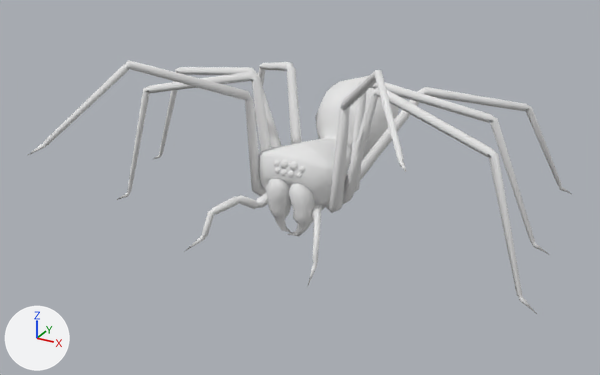
The OBJ model models/Spiders.obj: old version first, new version second.
The view is the same before and after, from a 50 mm lens placed at (0.637, -1.255, 0.667), pointed at (-0.018, -0.065, 0.072). Arrows for +X, +Y and +Z are at lower left; the lights stay in place. Where no turn or scale is listed for an object, it has been applied to the vertices.

The first picture shows 'spider_position_2'.
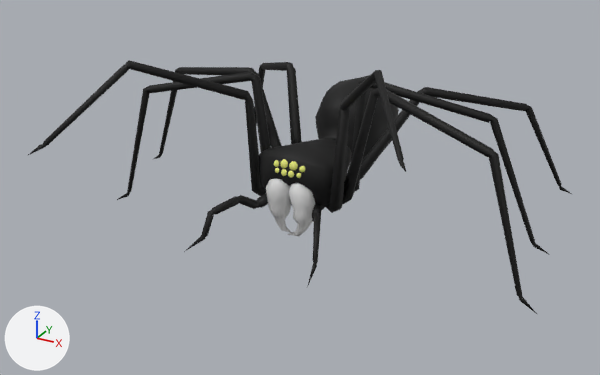
The newer file is also rescaled (x10.0) as a whole; pictures and numbers use the older file's frame.

Changed parts and their boxes (x1, y1, x2, y2) in the pictures (600 x 375 px):
```json
{"object": "spider_position_2", "change": "recoloured, surface changed", "before": [28, 60, 571, 315], "after": [28, 60, 571, 315], "on screen": "white to black"}
{"part": 1, "of": "me_spider_position_2", "change": "recoloured", "before": [274, 159, 306, 178], "after": [274, 159, 306, 178], "on screen": "white to yellow"}
{"part": 2, "of": "me_spider_position_2", "change": "recoloured", "before": [266, 178, 315, 231], "after": [266, 178, 315, 231]}
```

Scene script edits in JSON lines:
```json
{"op": "set", "path": "mat_wire_143224087.base_color", "old": "(0.8, 0.8, 0.8)", "new": "(0.0, 0.0, 0.0)", "note": "white #e7e7e7 -> black #000000"}
{"op": "add", "block": "mat_material_004", "code": ["mat_material_004 = principled_material('Material.004')", "mat_material_004.base_color = (0.721, 0.721, 0.721)  # light grey #dddddd", "mat_material_004.roughness = 0.69"]}
{"op": "add", "block": "mat_material_001", "code": ["mat_material_001 = principled_material('Material.001')", "mat_material_001.base_color = (0.782, 0.8, 0.193)  # yellow #e5e77a", "mat_material_001.roughness = 0.69"]}
{"block": "me_spider_position_2", "where": "me_spider_position_2.from_pydata(...)  # 1158 vertices, 1231 faces; spans x -0.49..0.43, y -0.415..0.365, z -0.026..0.357"}
{"block": "me_spider_position_2", "where": "# used by ob_spider_position_2; location = (0.0, 0.0, 0.0)"}
{"block": "me_spider_position_2", "change": "me_spider_position_2 part 1: 172 faces spanning x -0.047..0.016, y -0.118..-0.104, z 0.112..0.139 switch from mat_wire_143224087 (white #e7e7e7) to mat_material_001 (yellow #e5e77a)"}
{"block": "me_spider_position_2", "change": "me_spider_position_2 part 2: 99 faces spanning x -0.061..0.028, y -0.124..-0.078, z -0.001..0.106 switch from mat_wire_143224087 (white #e7e7e7) to mat_material_004 (light grey #dddddd)"}
```
